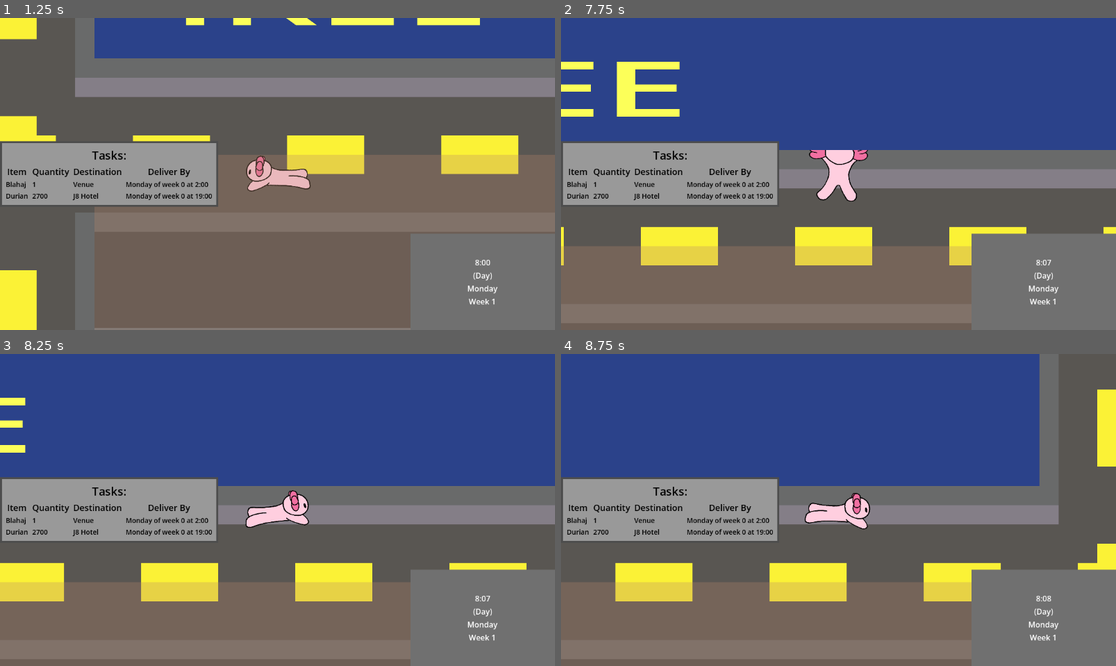
Above: before the commit, frames 1-4 (two rows, left to right).
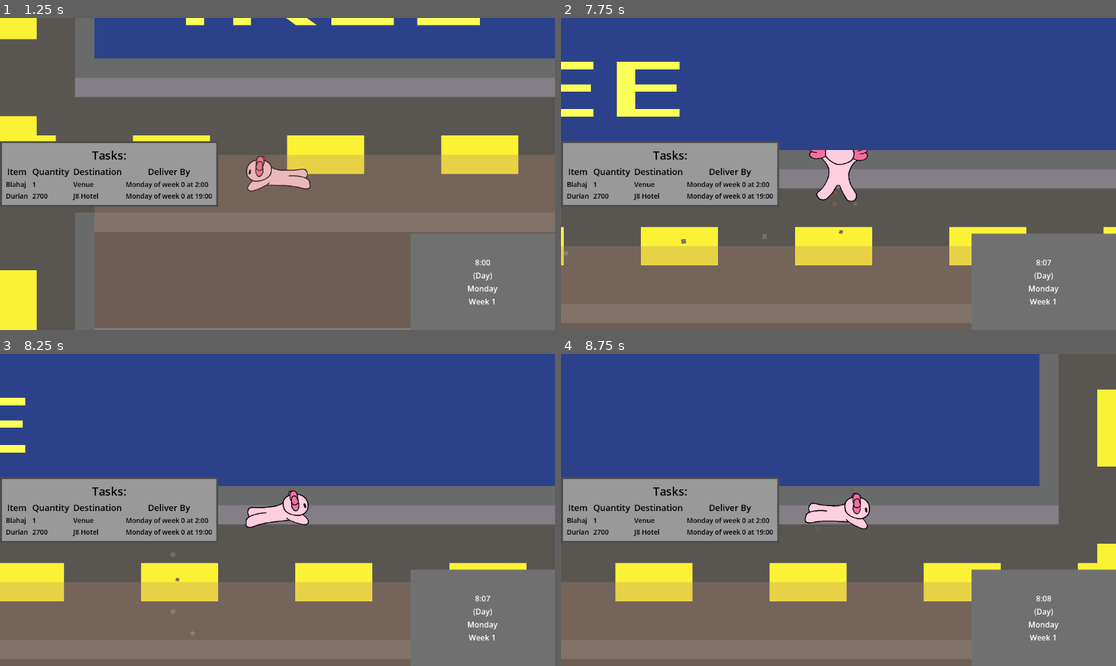
Above: after the commit, the same moments.

Repository: Glitch752/mimiDelivery
Game: Godot game, scene res://scenes/Menu.tscn
Two runs of this game, one before a commit and one after it. Both use one fixed random seed, a clock stepped at 60 frames per second and the inputs below.
Inputs:
- Up to frame 1 (1.25 s): click "Play" at 0.5 s
- Up to frame 2 (7.75 s): tap Enter at 1.25, 6.5 s; hold D (right) 1.28-2.03 s; tap G (catchG) at 1.35, 5.85 s; hold Escape (back) 2.03-2.78 s; tap J (catchJ) at 2.1, 6.6 s; tap Space at 2.75 s; hold D (right) 2.78-3.53 s; tap P (catchP) at 2.85, 7.35 s; hold W (up) 3.53-4.28 s; tap Z (catchZ) at 3.6 s; hold A (left) 4.28-5.78 s; tap Alt at 4.35 s; tap Shift at 5.1 s; hold Escape (back) 5.78-6.53 s; hold D (right) 6.53-7.28 s; hold W (up) from 7.28 s (still down)
- Up to frame 3 (8.25 s): release W (up) at 8.03 s; hold D (right) from 8.03 s (still down); tap Z (catchZ) at 8.1 s
- Up to frame 4 (8.75 s): keep holding D (right)

Frame 1 is identical in both runs. In frame 2, less than 0.1% of the frame differs, in the area x 0-54%, y 59-77%; in frame 3, less than 0.1%; in frame 4, less than 0.1%.

Commit message:
Add Walking Particles
Added particles for when Mimi is walking

Diff:
--- a/scenes/mainCharacter.tscn
+++ b/scenes/mainCharacter.tscn
@@ -6,6 +6,30 @@
 [ext_resource type="PackedScene" uid="uid://c6isidgrp4hl7" path="res://scenes/time_display.tscn" id="4_gff5m"]
 [ext_resource type="Texture2D" uid="uid://bs12ci2q1u0gt" path="res://art/mimi/up.png" id="4_jaax5"]
 [ext_resource type="PackedScene" uid="uid://dloew7jw5ysj0" path="res://scenes/tasks_panel.tscn" id="5_nthm3"]
+
+[sub_resource type="Gradient" id="Gradient_kwwav"]
+colors = PackedColorArray(0.42, 0.34145996, 0.28139997, 1, 0.53, 0.5198417, 0.5035, 1)
+
+[sub_resource type="GradientTexture1D" id="GradientTexture1D_x5162"]
+gradient = SubResource("Gradient_kwwav")
+
+[sub_resource type="ParticleProcessMaterial" id="ParticleProcessMaterial_jaax5"]
+particle_flag_disable_z = true
+emission_shape_offset = Vector3(0, 2, 0)
+emission_shape_scale = Vector3(4, 1, 1)
+emission_shape = 1
+emission_sphere_radius = 1.0
+angle_min = -19.99999
+angle_max = 20.000011
+spread = 0.0
+initial_velocity_max = 1.0
+angular_velocity_min = -40.000015
+angular_velocity_max = 39.999985
+gravity = Vector3(50, 12, 0)
+scale_min = 0.35
+scale_max = 0.5
+scale_over_velocity_max = 1.0
+color_ramp = SubResource("GradientTexture1D_x5162")
 
 [sub_resource type="SpriteFrames" id="SpriteFrames_trh3t"]
 animations = [{
@@ -39,11 +63,15 @@
 
 [node name="Mimi" type="Node2D" unique_id=831696364]
 
-[node name="Player" type="CharacterBody2D" parent="." unique_id=1929506976 groups=["player"]]
+[node name="Player" type="CharacterBody2D" parent="." unique_id=1929506976 node_paths=PackedStringArray("particles") groups=["player"]]
 z_index = 1
 z_as_relative = false
 y_sort_enabled = true
 script = ExtResource("1_0n537")
+particles = NodePath("GPUParticles2D")
+
+[node name="GPUParticles2D" type="GPUParticles2D" parent="Player" unique_id=1934129415]
+process_material = SubResource("ParticleProcessMaterial_jaax5")
 
 [node name="Sprite2D" type="AnimatedSprite2D" parent="Player" unique_id=1838044837]
 scale = Vector2(0.004, 0.004)
--- a/scripts/player.gd
+++ b/scripts/player.gd
@@ -1,8 +1,10 @@
 extends CharacterBody2D
-
 
 const SPEED = 50.0
 const ACCEL = 1800.0
+
+@export var particles: GPUParticles2D
+
 
 func _physics_process(delta: float) -> void:
 	var directionX := Input.get_axis("left","right")
@@ -42,4 +44,12 @@
 
 		$Sprite2D.animation = direction_animations[nearest_dir]
 
+	if velocity != Vector2(0, 0):
+		particles.amount_ratio = 1
+		var particle_material: ParticleProcessMaterial = particles.process_material
+		particle_material.gravity = -Vector3(velocity.x, velocity.y, 0) * 0.8
+		particle_material.gravity += Vector3(0, 12, 0)
+	else:
+		particles.amount_ratio = 0
+
 	move_and_slide()
